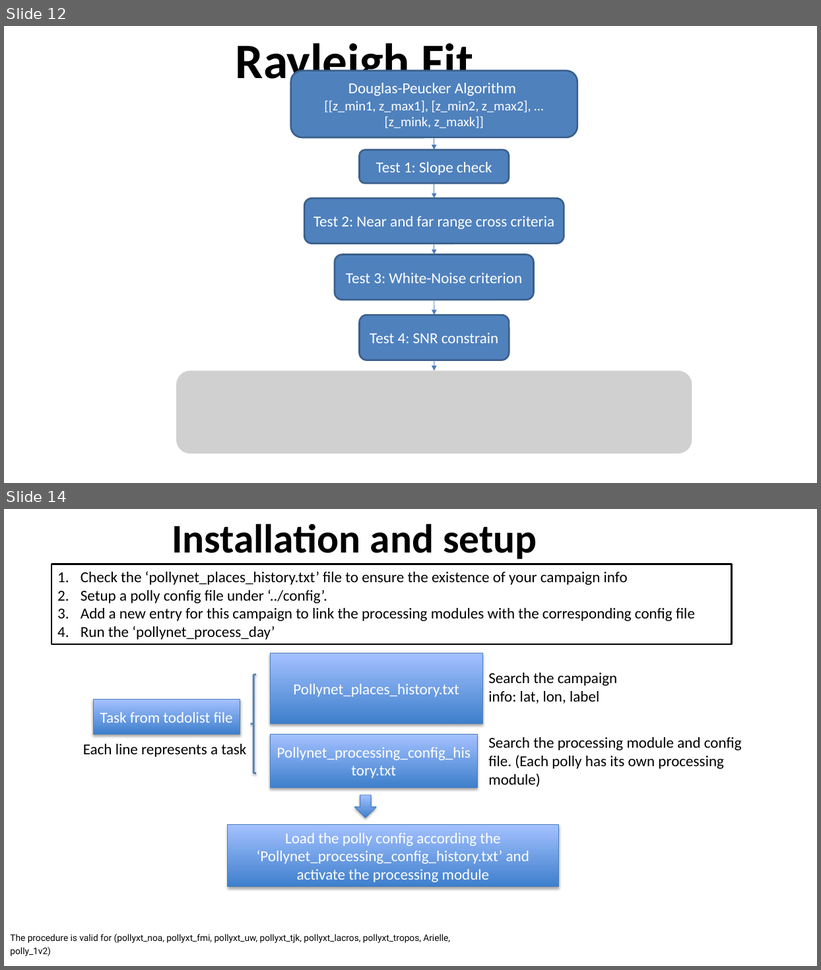
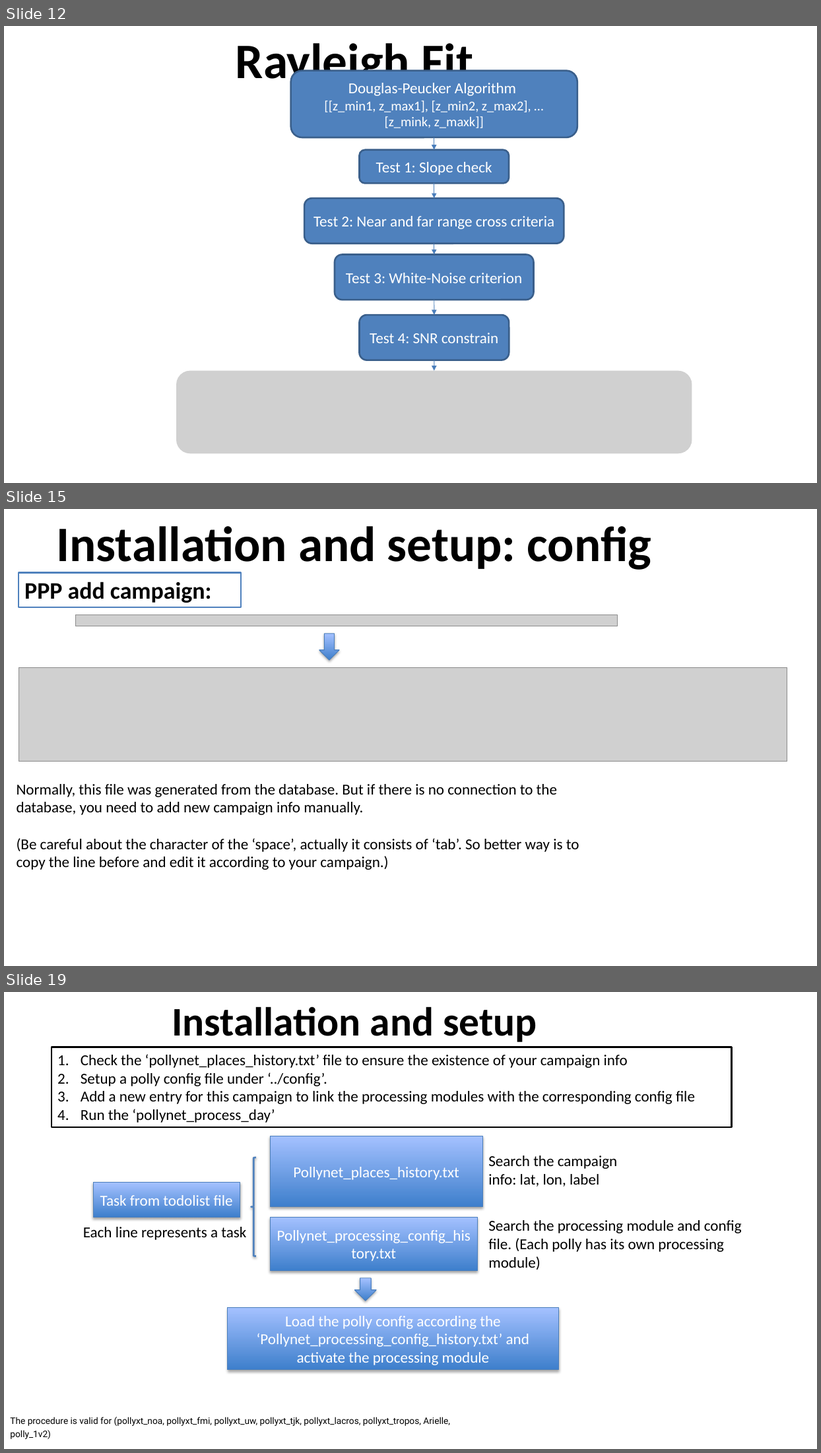
Before and after one commit to PollyNET/Pollynet_Processing_Chain, a slide deck: doc/Pollynet_Processing_Chain.pptx. Shown one above the other, each under a label of ours: slides 12 and 14 before the commit, slides 12, 15 and 19 after it; the slides between them are not shown. The pictures are 821x970 and 821x1453 pixels, drawn with LibreOffice and Linux fonts; fonts in the diff are those of the drawing; grey boxes stand for pictures; background and template pictures are left out. Boxes give left, top, right and bottom in pixels: in the first picture for what was removed or moved away, otherwise in the second. Text is boxed around its words. In the diff, an @@ line names an element or a change of style, - is before the commit and + after.

```diff
--- a/doc/Pollynet_Processing_Chain.pptx
+++ b/doc/Pollynet_Processing_Chain.pptx
@@ slide 15 added at (4,509,817,966), background #FFFFFF @@
@@ title added at (56,526,652,573), 58.7 pt, text #000000, bold @@
+Installation and setup: config
@@ rectangle added at (19,572,242,607), fill #FFFFFF, outline #4F81BD 2 pt, 28 pt, text #000000, bold @@
+PPP add campaign:
@@ picture added at (76,615,618,626) @@
@@ down arrow added at (319,634,339,659), fill gradient #3F80CE to #A4C4FF, outline #4B7EBC 0.75 pt @@
@@ picture added at (19,667,787,762) @@
@@ text added at (17,784,580,870), 18 pt, text #000000 @@
+Normally, this file was generated from the database. But if there is no connection to the database, you need to add new campaign info manually.
+(Be careful about the character of the ‘space’, actually it consists of ‘tab’. So better way is to copy the line before and edit it according to your campaign.)
@@ what was slide 14 is now slide 19 @@
```
Also in this commit, not shown: 2 slides changed, 4 other slides added.
